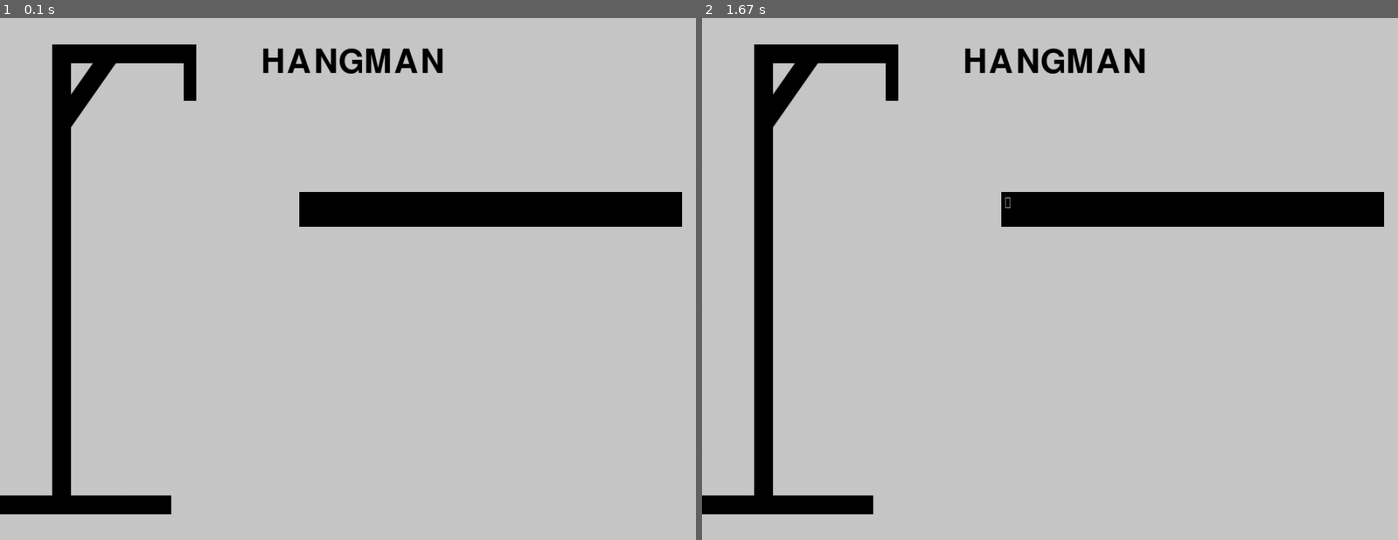
Above: before the commit, frames 1-2 (left to right).
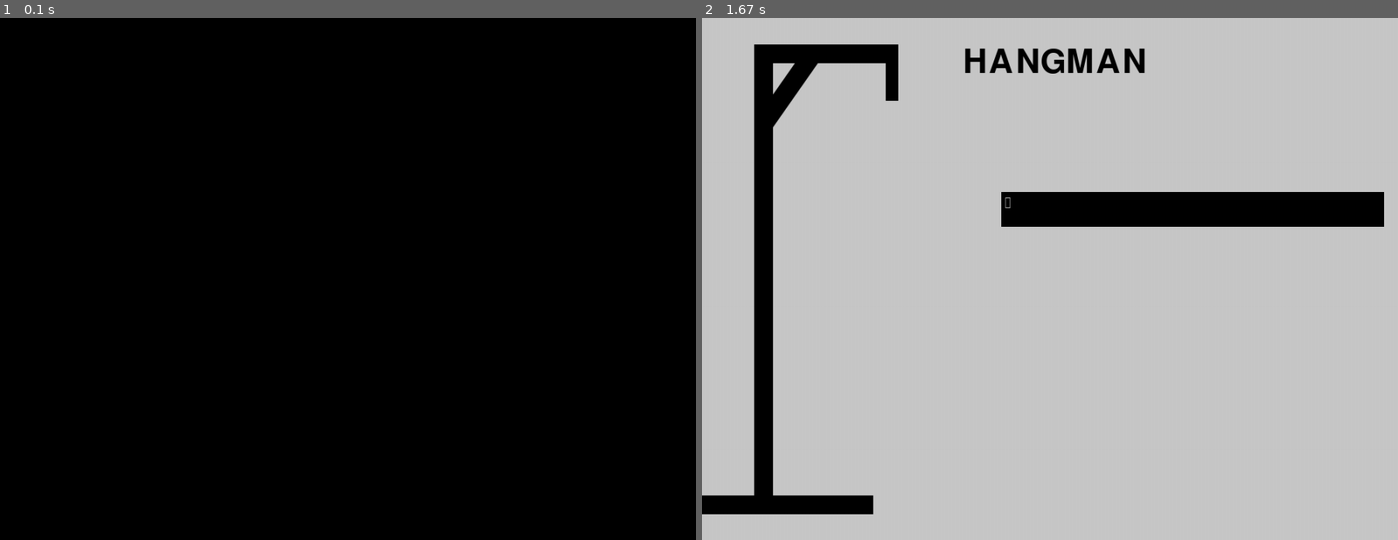
Above: after the commit, the same moments.

Repository: dorogit/pygame_collaboration
Game: pygame game, started from main.py
The game is run twice, just before and just after one commit, with the same random seed, the same clock (stepped at 60 frames per second) and the same inputs.
Inputs:
- Up to frame 1 (0.1 s): no input
- Up to frame 2 (1.67 s): tap Enter at 0.33 s

The runs differ from the first frame. In frame 1, 92% of the frame differs, in the area x 0-100%, y 0-100%; in frame 2, nothing differs.

Commit message:
Update main.py
backspace working now

Diff:
--- a/main.py
+++ b/main.py
@@ -24,50 +24,34 @@
 input_box = pygame.Rect(430,250,550,50)
 font = pygame.font.Font(None,32)
 input_text = ''
-ColorForActive = pygame.Color('lightskyblue3')
-ColorWhenNotClicked = (0,0,0)
-Color = ColorWhenNotClicked
-Active = False
+Color = (0,0,0)
 
-#defining a function for input box
-def input():
-  global input_box,font,input_text,ColorForActive,ColorWhenNotClicked,color,Active
-
-  for event in pygame.event.get():
-
-    if event.type == pygame.MOUSEBUTTONDOWN:
-
-      if input_box.collidepoint(event.pos):
-
-        Active = True
-      else:
-
-        Active = False
-    if event.type == pygame.KEYDOWN:
-      if pygame.key.get_pressed() == pygame.K_BACKSPACE:
-        input_text = input_text[:-1]
-      else:
-        input_text += event.unicode
-
-    if Active:
-
-      color = ColorForActive
-    else:
-
-      Color = ColorWhenNotClicked
-
-    pygame.draw.rect(screen, Color, input_box)
-    text = font.render(input_text, True , (200,200,200))
-    screen.blit(text,(input_box.x+5, input_box.y+5))
-
-    #to ensure text doesnt move out of the box
-    input_box.w = max(100,text.get_width()+10)
-    pygame.display.update()
 run = True
-
+typing = True
 while run:
   pressed = pygame.key.get_pressed()
   if pressed[pygame.K_ESCAPE]:
     break
-  input()
+  for event in pygame.event.get():
+
+    if event.type == pygame.KEYDOWN:
+
+      if typing == True:
+
+        if event.key == pygame.K_BACKSPACE:
+
+          input_text = input_text[:-1]
+
+        else:
+          input_text += event.unicode
+
+        pygame.draw.rect(screen, Color, input_box)
+        text = font.render(input_text, True , (200,200,200))
+        screen.blit(text,(input_box.x+5, input_box.y+5))
+
+        #to ensure text doesnt move out of the box
+        input_box.w = max(100,text.get_width()+10)
+        pygame.display.update()
+    if event.type == pygame.KEYDOWN and event.key == pygame.K_RETURN:
+      typing = False
   Clock.tick(60)
